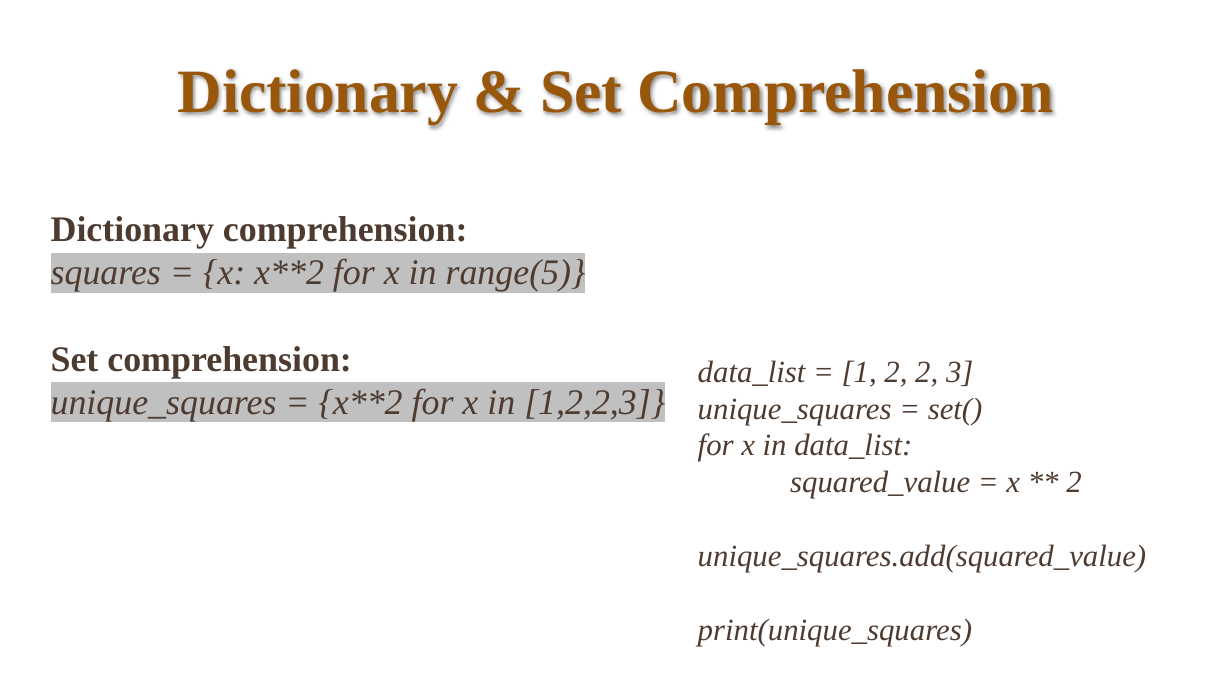
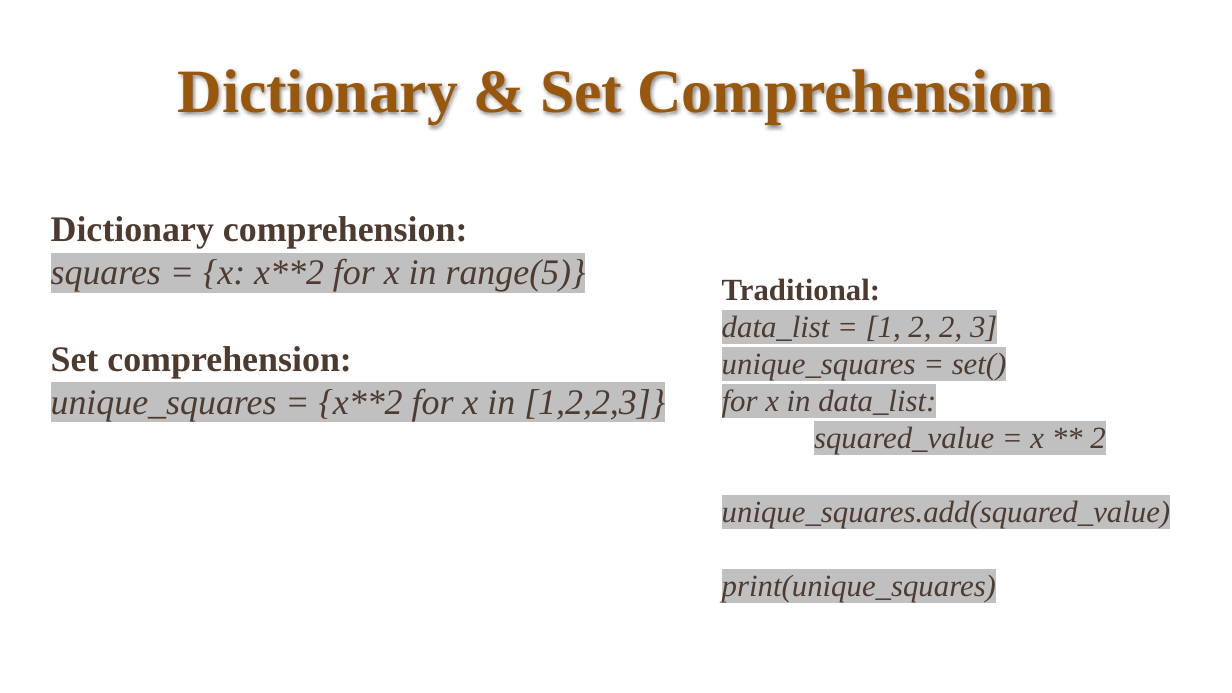
Before and after one commit to bahadurCorvit/Advance_Python, a slide deck: slide 10 of lectures/Lec12.pptx. Drawn at 1232x693 pixels with LibreOffice and Linux fonts; fonts in the diff are those of the drawing. Boxes give left, top, right and bottom in pixels: in the first picture for what was removed or moved away, otherwise in the second. Text is boxed around its words. In the diff, an @@ line names an element or a change of style, - is before the commit and + after.

```diff
--- a/lectures/Lec12.pptx
+++ b/lectures/Lec12.pptx
@@ text "Traditional:" moved from (x1=698, y1=360, x2=1146, y2=646) to (x1=722, y1=278, x2=1170, y2=602) @@
@@ text at (x1=722, y1=278, x2=881, y2=301): paragraph added @@
+Traditional:
@@ text at (x1=722, y1=315, x2=1170, y2=602): highlight none to #C0C0C0 @@
```
Also in this commit, not shown: 6 other slides changed, 1 other file.
